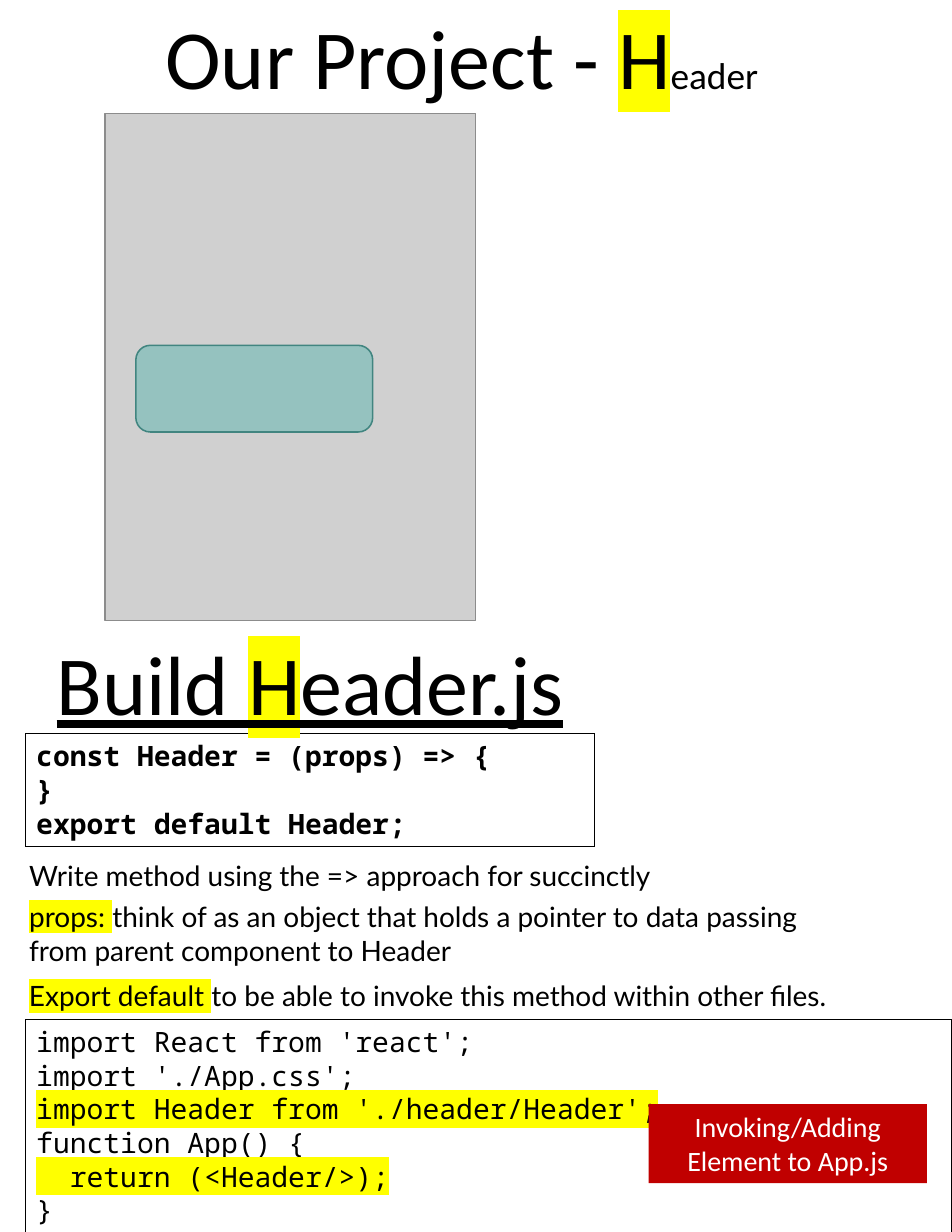
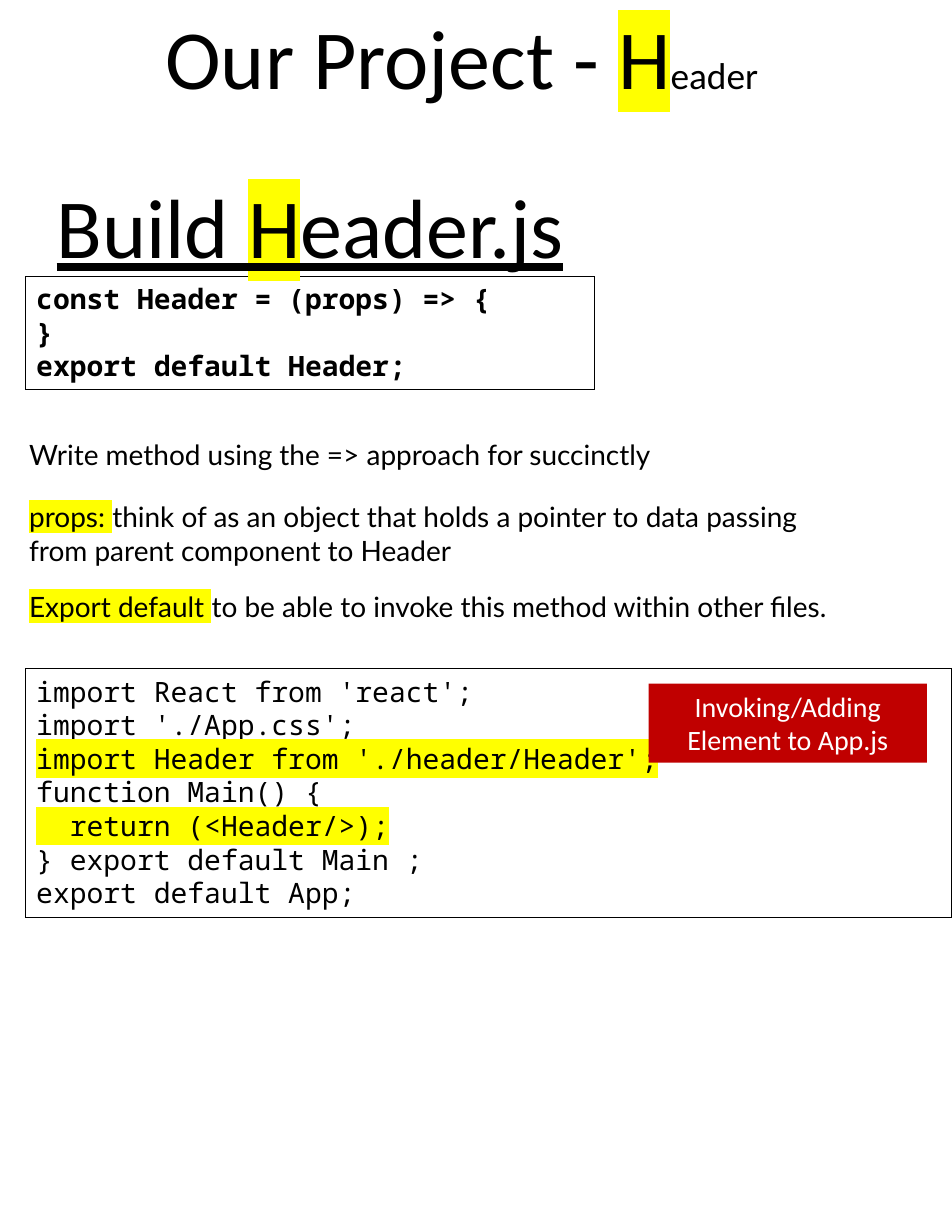
Before and after one commit to scorpion0511/mytracker, a slide deck: slide 25 of doc/React.pptx (slide 24 before the commit). Drawn at 952x1232 pixels with LibreOffice and Linux fonts; fonts in the diff are those of the drawing; grey boxes stand for pictures. Boxes give left, top, right and bottom in pixels: in the first picture for what was removed or moved away, otherwise in the second. Text is boxed around its words. In the diff, an @@ line names an element or a change of style, - is before the commit and + after.

```diff
--- a/doc/React.pptx
+++ b/doc/React.pptx
@@ picture removed at bbox=[105, 113, 476, 620] @@
@@ text "Build Header.js": place and size @@
-text "Build Header.js" at bbox=[57, 646, 563, 735]
+text "Build Header.js" at bbox=[57, 189, 563, 278]
@@ rectangle "const Header = (props) => ...": place and size @@
-rectangle "const Header = (props) => ..." at bbox=[25, 734, 595, 847]
+rectangle "const Header = (props) => ..." at bbox=[25, 277, 595, 390]
@@ rounded rectangle removed at bbox=[136, 345, 372, 431] @@
@@ text "Write method using the => ...": place and size @@
-text "Write method using the => ..." at bbox=[29, 865, 650, 891]
+text "Write method using the => ..." at bbox=[29, 444, 650, 470]
@@ text "props: think of as an ...": place and size @@
-text "props: think of as an ..." at bbox=[29, 906, 797, 966]
+text "props: think of as an ..." at bbox=[29, 506, 797, 566]
@@ text "Export default to be able ...": place and size @@
-text "Export default to be able ..." at bbox=[29, 985, 826, 1011]
+text "Export default to be able ..." at bbox=[29, 596, 826, 622]
@@ rectangle "import React from 'react';": place and size @@
-rectangle "import React from 'react';" at bbox=[25, 1019, 952, 1232]
+rectangle "import React from 'react';" at bbox=[25, 669, 952, 917]
@@ rectangle "Invoking/Adding Element to App.js": place and size @@
-rectangle "Invoking/Adding Element to App.js" at bbox=[648, 1104, 926, 1184]
+rectangle "Invoking/Adding Element to App.js" at bbox=[648, 683, 926, 763]
@@ text in rectangle at bbox=[36, 776, 288, 810]: text changed @@
-function App() {
+function Main() {
@@ text in rectangle at bbox=[70, 843, 389, 877]: text changed @@
-}
+} export default Main ;
```
Also in this commit, not shown: 5 other slides changed, 4 slides added, 4 slides removed.
